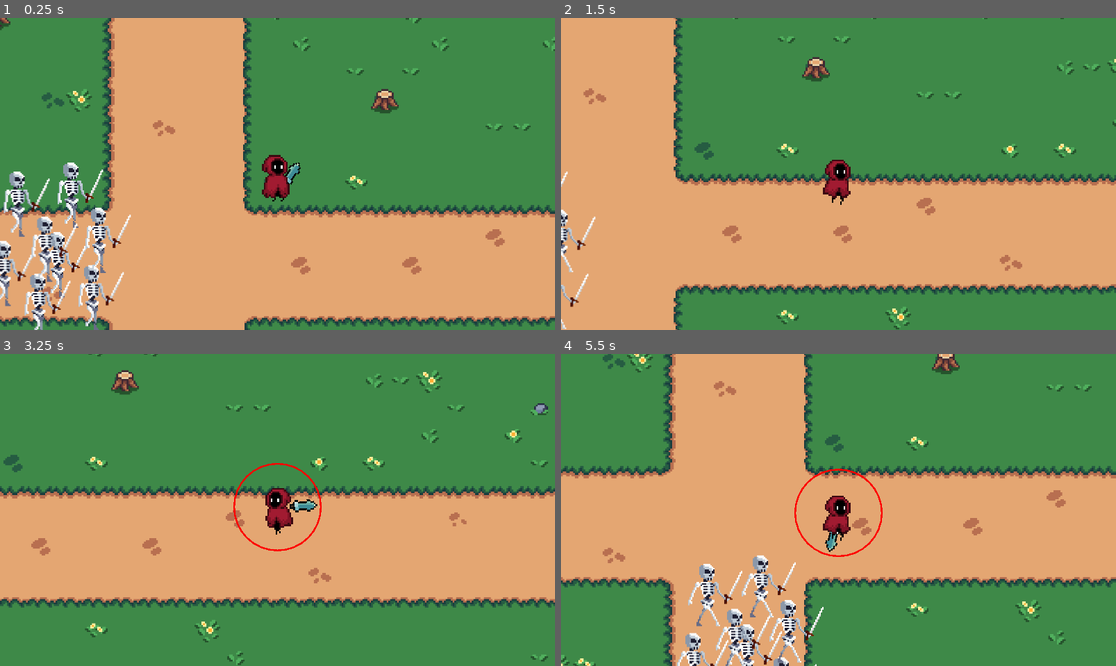
Above: before the commit, frames 1-4 (two rows, left to right).
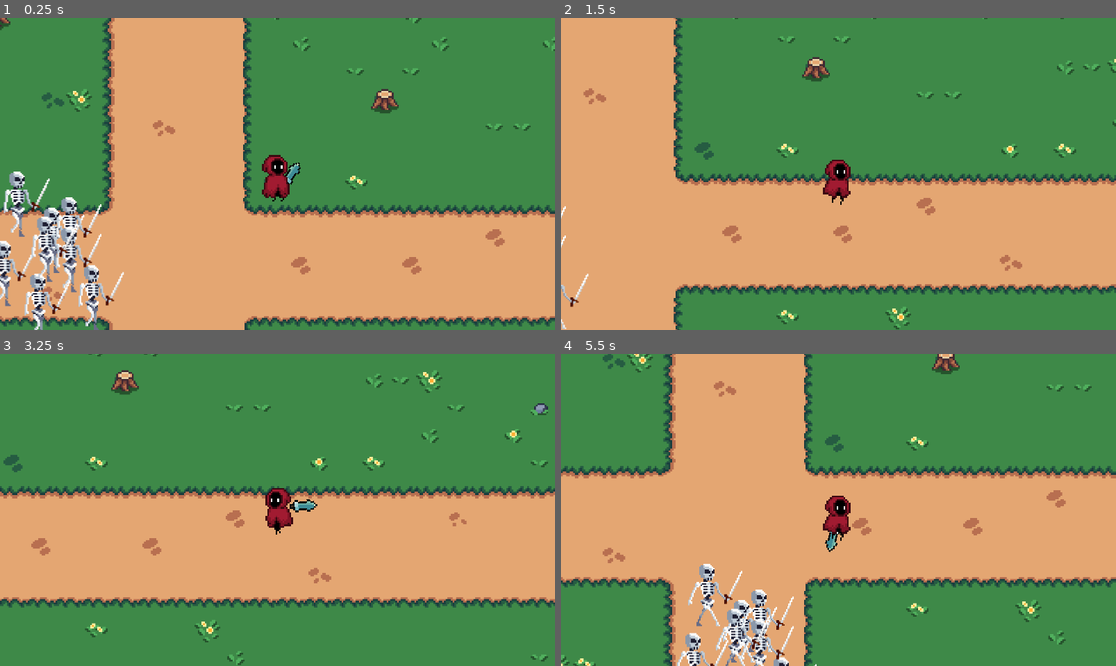
Above: after the commit, the same moments.

Repository: Jerga99/godot-2d-game-course
Game: Godot game, scene res://scenes/play_scene.tscn
The game is run twice, just before and just after one commit, with the same random seed, the same clock (stepped at 60 frames per second) and the same inputs.
Inputs (mouse positions are in pixels of both pictures, inside the frame that each line leads up to):
- Up to frame 1 (0.25 s): no input
- Up to frame 2 (1.5 s): move the mouse to (960, 158) at 0.52 s; hold D (right) 0.53-1.28 s; tap 1 (ability_1) at 0.6 s; move the mouse to (727, 189) at 1.27 s; hold S (down) from 1.28 s (still down); tap 2 (ability_2) at 1.35 s
- Up to frame 3 (3.25 s): move the mouse to (333, 441) at 2.02 s; release S (down) at 2.03 s; hold D (right) 2.03-2.78 s; tap 3 (ability_3) at 2.1 s; move the mouse to (249, 572) at 2.77 s; hold W (up) from 2.78 s (still down); tap 1 (ability_1) at 2.85 s
- Up to frame 4 (5.5 s): move the mouse to (1005, 556) at 3.52 s; release W (up) at 3.53 s; hold A (left) 3.53-5.03 s; tap 2 (ability_2) at 3.6 s; move the mouse to (672, 463) at 4.27 s; tap 3 (ability_3) at 4.35 s; move the mouse to (866, 510) at 5.02 s; hold S (down) from 5.03 s (still down); tap 1 (ability_1) at 5.1 s

The runs differ from the first frame. In frame 1, 2.2% of the frame differs, in the area x 6-24%, y 46-90%; in frame 2, 0.3%; in frame 3, 0.3%; in frame 4, 2.3%, in the area x 29-58%, y 36-100%.

Commit message:
Get neighbour skeletons

Diff:
--- a/scenes/play_scene.tscn
+++ b/scenes/play_scene.tscn
@@ -152,16 +152,16 @@
 tile_set = SubResource("TileSet_e6jdp")
 
 [node name="Skeleton" parent="." instance=ExtResource("6_da3qe")]
-position = Vector2(-86, -19)
+position = Vector2(-89, -33)
 
 [node name="Skeleton2" parent="." instance=ExtResource("6_da3qe")]
 position = Vector2(-66, -1.90735e-06)
 
 [node name="Skeleton3" parent="." instance=ExtResource("6_da3qe")]
-position = Vector2(-78, -59)
+position = Vector2(-79, -39)
 
 [node name="Skeleton4" parent="." instance=ExtResource("6_da3qe")]
-position = Vector2(-62, -33)
+position = Vector2(-79, -22)
 
 [node name="Skeleton5" parent="." instance=ExtResource("6_da3qe")]
 position = Vector2(-117, -14)
--- a/scripts/ability/component/ability_get_targets.gd
+++ b/scripts/ability/component/ability_get_targets.gd
@@ -20,8 +20,8 @@
 	query.transform.origin = caster.position
 	query.collide_with_areas = true
 
-	var line = create_debug_circle(radius)
-	caster.add_child(line)
+	#var line = create_debug_circle(radius)
+	#caster.add_child(line)
 
 	var space_state = caster.get_world_2d().direct_space_state
 	var results = space_state.intersect_shape(query)
@@ -41,7 +41,7 @@
 					targets.push_back(parent)
 
 
-	call_deferred("destroy_line", line, 0.2)
+	#call_deferred("destroy_line", line, 0.2)
 	return targets
 
 
--- a/scripts/entity/pathfinding.gd
+++ b/scripts/entity/pathfinding.gd
@@ -1,5 +1,28 @@
 class_name Pathfinding
 extends Node2D
 
+@export var neigbour_check_radius = 30.0
+
 func find_path(target_pos: Vector2):
+	var shape = CircleShape2D.new()
+	shape.radius = neigbour_check_radius
+
+	var query = PhysicsShapeQueryParameters2D.new()
+	query.shape = shape
+	query.collide_with_areas = true
+	query.transform.origin = global_position
+
+	var space_state = get_world_2d().direct_space_state
+	var results = space_state.intersect_shape(query)
+	var neigbours: Array[Enemy] = []
+
+	if results.size() > 0:
+		for result in results:
+			var collider = result.collider
+			var parent = collider.get_parent()
+
+			if parent is Enemy:
+				print(parent)
+				neigbours.push_back(parent)
+
 	return Vector2(100,100)
